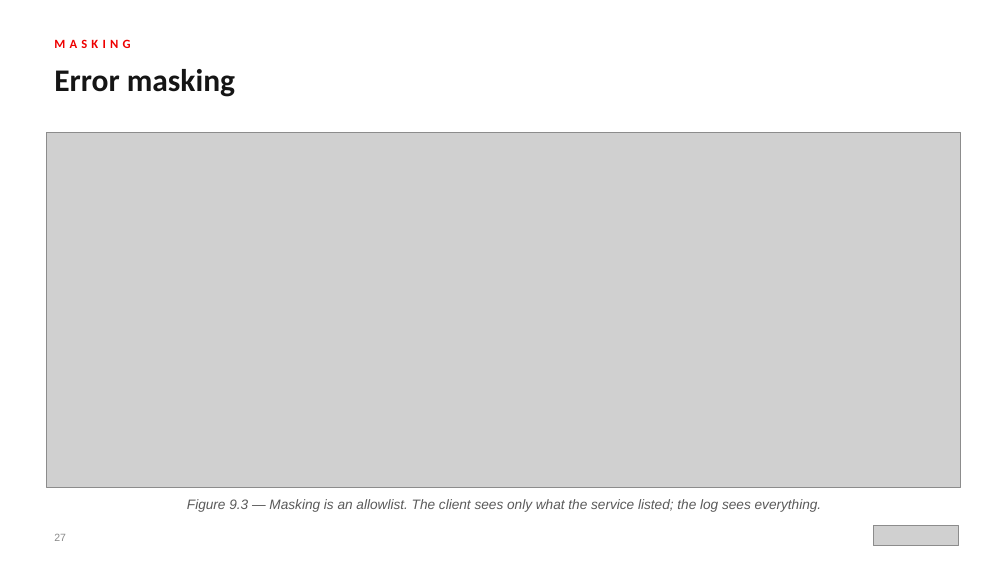
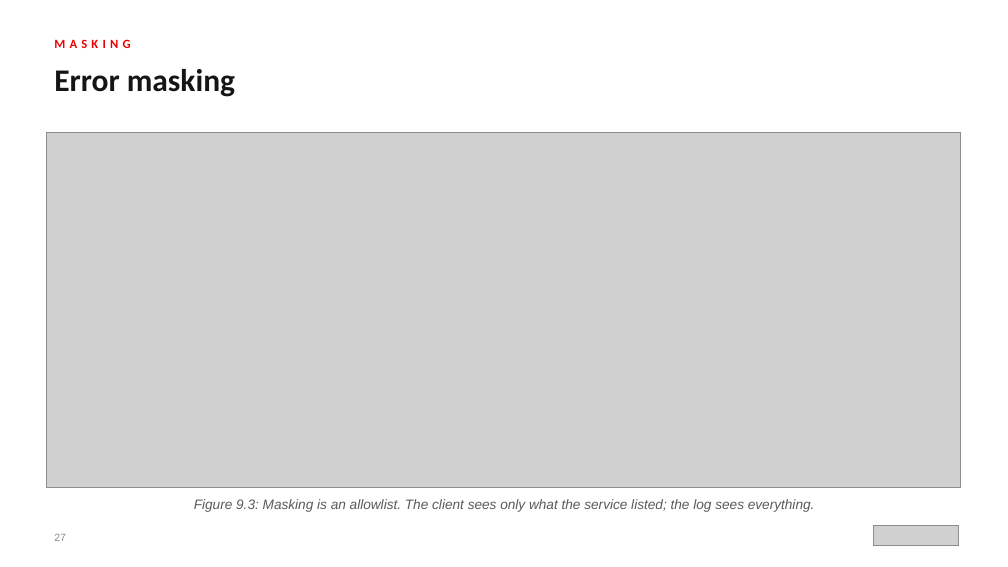
Before and after one commit to patterncatalyst/api-patterns-and-practices-graphql, a slide deck: slide 27 of presentation/api-patterns-graphql-100/api-patterns-graphql-100.pptx. Drawn at 1008x567 pixels with LibreOffice and Linux fonts; fonts in the diff are those of the drawing; grey boxes stand for pictures. Boxes give left, top, right and bottom in pixels: in the first picture for what was removed or moved away, otherwise in the second. Text is boxed around its words. In the diff, an @@ line names an element or a change of style, - is before the commit and + after.

```diff
--- a/presentation/api-patterns-graphql-100/api-patterns-graphql-100.pptx
+++ b/presentation/api-patterns-graphql-100/api-patterns-graphql-100.pptx
@@ text at [194,499,815,512]: text changed @@
-Figure 9.3 — Masking is an allowlist. The client sees only what the service listed; the log sees everything.
+Figure 9.3: Masking is an allowlist. The client sees only what the service listed; the log sees everything.
```
Also in this commit, not shown: 47 other slides changed, 5 other files.
